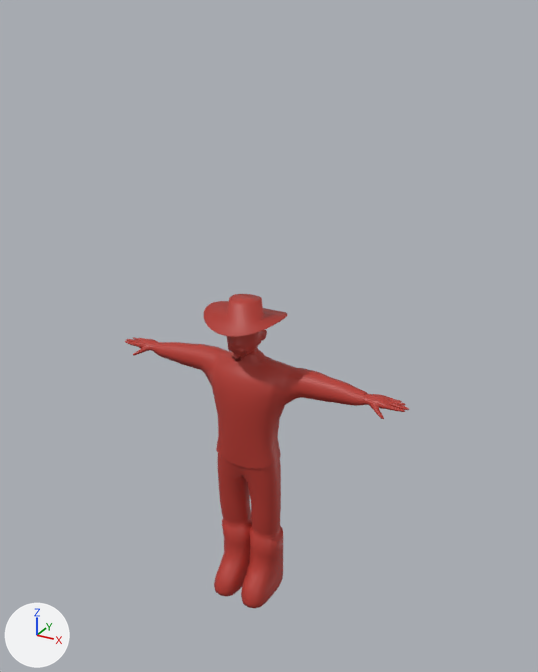
One commit to the FBX model Bio-Doom/Assets/MoreSeparateStuff/EmmaAssets/Models/Falling Back Death (2).fbx: the scene before it, then after it.
The view is the same before and after, from a camera (50 mm lens) standing at (9.53, -16.15, 16.77) and looking at (0.55, 0.17, 8.6). Every picture has the same lights, and +X, +Y and +Z are marked at lower left.

The older version as bpy lines, for what is in view:
```python
me_cube_002 = bpy.data.meshes.new('Cube.002')
me_cube_002.from_pydata(...)  # 2671 vertices, 2663 faces; spans x -459.0..458.0, y -9.0..969.0, z -96.0..120.0
me_cube_002.materials.append(mat_camisa)  # its picture is missing
ob_cuerpo = bpy.data.objects.new('Cuerpo ', me_cube_002)
ob_cuerpo.location = (0.0, 0.0, 0.0)
ob_cuerpo.rotation_euler = (1.571, 0.0, 0.0)  # degrees (90, 0, 0)
ob_cuerpo.scale = (0.01, 0.01, 0.01)
```
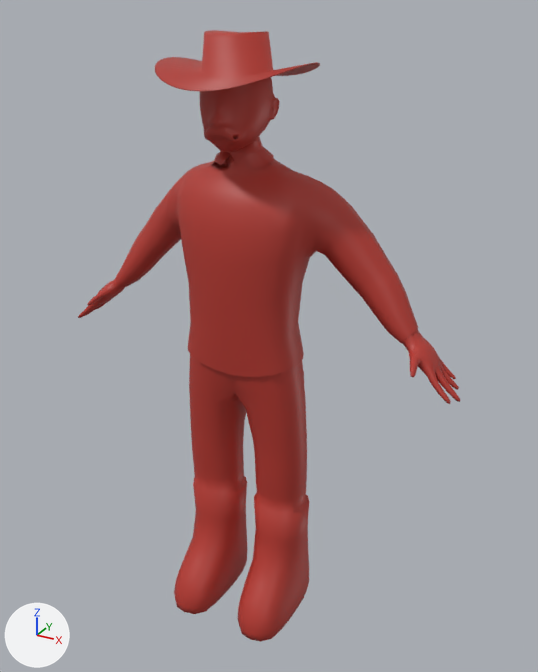
The change, as a list of edits to the scene's bpy script:
```text
Change me_cube_002:
    used by ob_cuerpo; location = (0.0, 0.0, 0.0); rotation_euler = (1.571, 0.0, 0.0), in degrees (90, 0, 0); scale = (0.01, 0.01, 0.01)
    remove me_cube_002.from_pydata(...)  # 2671 vertices, 2663 faces; spans x -459.0..458.0, y -9.0..969.0, z -96.0..120.0
    add me_cube_002.from_pydata(...)  # 2671 vertices, 2663 faces; spans x -595.0..582.0, y -1210.0..442.0, z -142.0..223.0
    me_cube_002 part 1: the loose piece of 475 vertices spanning x -57.0..56.0, y 785.0..944.0, z -37.0..75.0 is multiplied about its middle by the matrix ((1.689, 0.03, 0.029), (-0.03, 1.689, -0.029), (-0.029, 0.029, 1.689)), then moved by (6.0, -600.0, 32.0)
    me_cube_002 part 2: the loose piece of 290 vertices spanning x -115.0..113.0, y 902.0..969.0, z -96.0..120.0 is multiplied about its middle by the matrix ((1.689, 0.03, 0.029), (-0.029, 1.689, -0.029), (-0.029, 0.029, 1.689)), then moved by (8.0, -551.0, 30.0)
    me_cube_002 part 3: 1906 of 2671 vertices moved; they spanned x -459.0..458.0, y -9.0..813.0, z -72.0..108.0 and now span x -595.0..582.0, y -1210.0..179.0, z -113.0..216.0; mean shift (-7.0, -1008.0, 18.0); largest move (65.0, -7.0, 74.0) -> (122.0, -1210.0, 153.0)
Change ob_cuerpo:
    ob_cuerpo.location: (0.0, 0.0, 0.0) -> (0.02, 0.0, 11.89)
    ob_cuerpo.rotation_euler: (1.571, 0.0, 0.0) -> (1.571, -0.0144, -0.000062)  # degrees (90, 0, 0) -> degrees (90, -0.8, -0)
```

Location of each change, [x1, y1, x2, y2] in pixels of the pictures (538 x 672 px; the box of a moved part takes in the faces that stretch with it):
'Cuerpo ', reshaped, moved, turned: before [125, 294, 409, 608]; after [78, 30, 460, 642]
part 1 of me_cube_002, moved or reshaped: before [227, 330, 267, 360]; after [200, 77, 279, 165]
part 2 of me_cube_002, moved or reshaped: before [204, 294, 287, 337]; after [155, 30, 320, 91]
part 3 of me_cube_002, moved or reshaped: before [125, 337, 409, 608]; after [78, 147, 460, 642]
